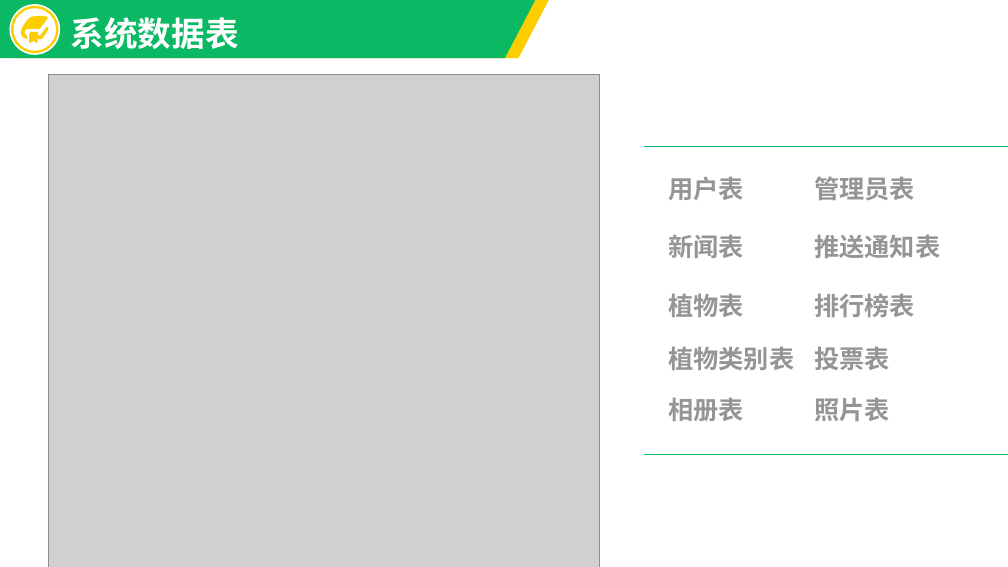
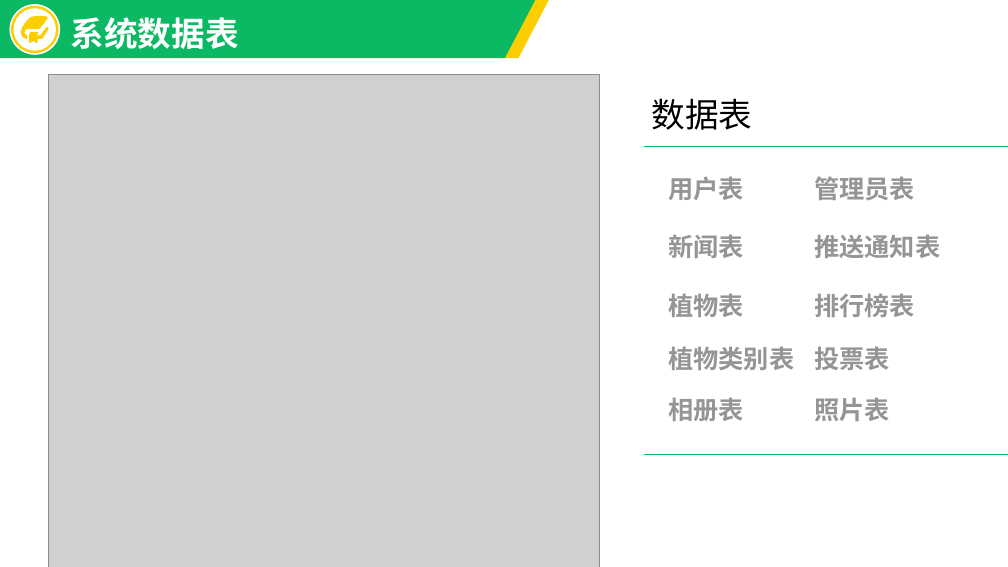
Before and after one commit to huangshengjie/-, a slide deck: slide 11 of 论文/15110100602黄胜杰.pptx. Drawn at 1008x567 pixels with LibreOffice and Linux fonts; fonts in the diff are those of the drawing; grey boxes stand for pictures. Boxes give left, top, right and bottom in pixels: in the first picture for what was removed or moved away, otherwise in the second. Text is boxed around its words. In the diff, an @@ line names an element or a change of style, - is before the commit and + after.

```diff
--- a/论文/15110100602黄胜杰.pptx
+++ b/论文/15110100602黄胜杰.pptx
@@ text added at bbox=[652, 98, 753, 130], 32 pt, text #000000 @@
+数据表
```
Also in this commit, not shown: 3 other slides changed, 1 other file.
